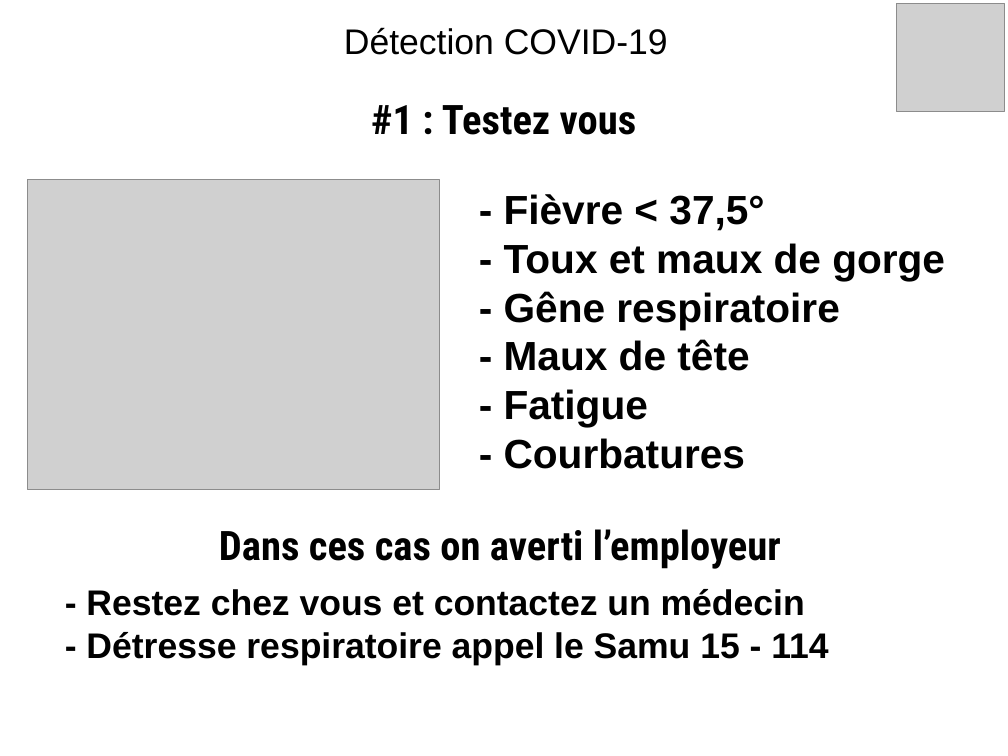
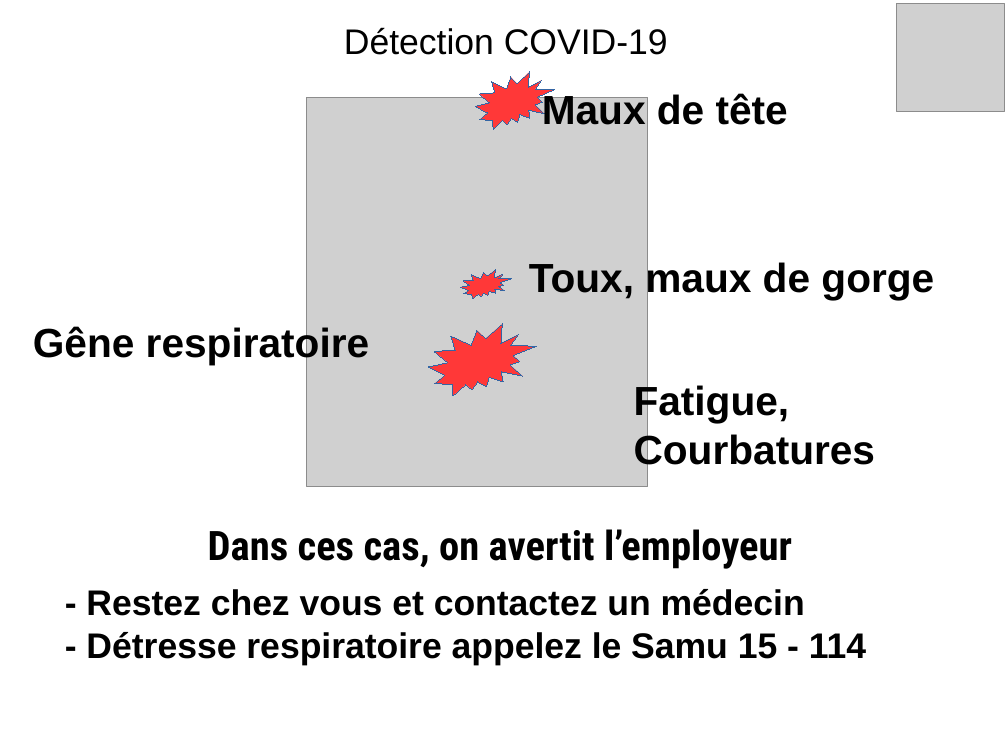
Before and after one commit to Evarisk/bibliotheque-media-risque, a slide deck: slide 2 of causerie/produits-emissions-dechets/prevention-detection-covid-19/prevention-detection-covid-19.odp (slide 1 before the commit). Drawn at 1008x756 pixels with LibreOffice and Linux fonts; fonts in the diff are those of the drawing; grey boxes stand for pictures; background and template pictures are left out. Boxes give left, top, right and bottom in pixels: in the first picture for what was removed or moved away, otherwise in the second. Text is boxed around its words. In the diff, an @@ line names an element or a change of style, - is before the commit and + after.

```diff
--- a/causerie/produits-emissions-dechets/prevention-detection-covid-19/prevention-detection-covid-19.odp
+++ b/causerie/produits-emissions-dechets/prevention-detection-covid-19/prevention-detection-covid-19.odp
@@ irregular seal added at box(476, 72, 555, 130), fill #FF3838, outline #3465A4 0 pt @@
@@ picture: place and size @@
-picture at box(27, 179, 439, 490)
+picture at box(307, 97, 649, 487)
@@ title removed at box(371, 105, 637, 135) @@
-#1 : Testez vous
@@ text added at box(542, 91, 788, 125), 32 pt, text #000000, bold @@
+Maux de tête
@@ title removed at box(504, 194, 945, 469) @@
-- Fièvre < 37,5°
-- Toux et maux de gorge
-- Gêne respiratoire
-- Maux de tête
-- Fatigue
-- Courbatures
@@ text added at box(529, 260, 934, 300), 32 pt, text #000000, bold @@
+Toux, maux de gorge
@@ irregular seal added at box(461, 270, 511, 298), fill #FF3838, outline #3465A4 0 pt @@
@@ text added at box(33, 325, 369, 365), 32 pt, text #000000, bold @@
+Gêne respiratoire
@@ irregular seal added at box(429, 324, 537, 396), fill #FF3838, outline #3465A4 0 pt @@
@@ title added at box(634, 383, 876, 471), 32 pt, text #000000, bold @@
+Fatigue,
+Courbatures
@@ title at box(208, 529, 792, 569): text changed @@
-Dans ces cas on averti l’employeur
+Dans ces cas, on avertit l’employeur
@@ title at box(86, 589, 866, 665): text changed @@
-- Restez chez vous et contactez un médecin
-- Détresse respiratoire appel le Samu 15 - 114
+- Restez chez vous et contactez un médecin
+- Détresse respiratoire appelez le Samu 15 - 114
```
Also in this commit, not shown: 3 other slides changed, 1 slide added, 3 other files.
